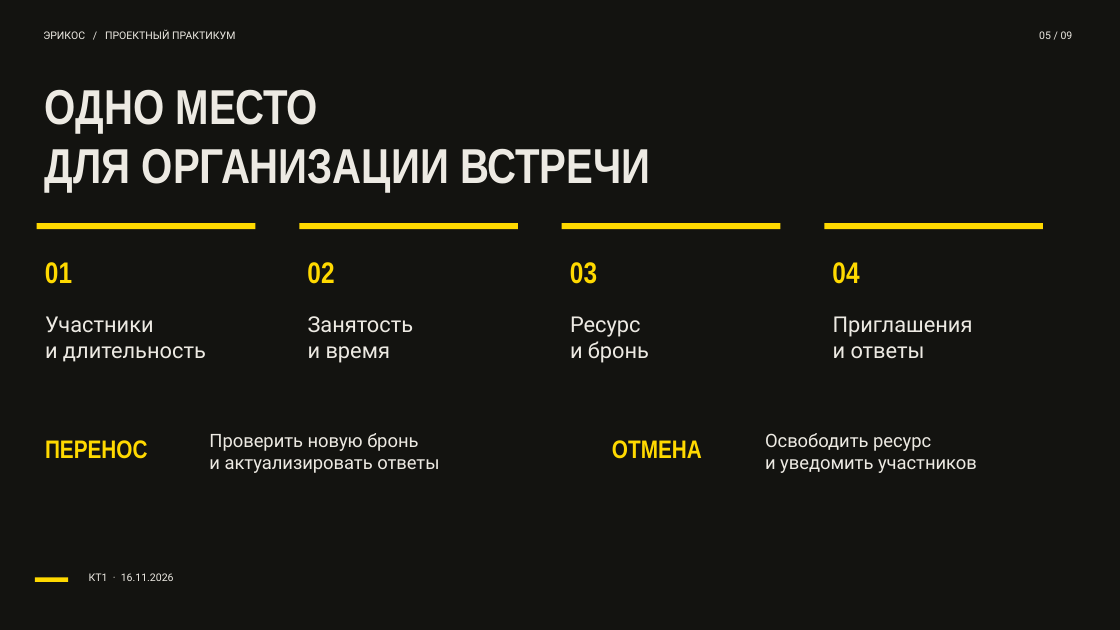
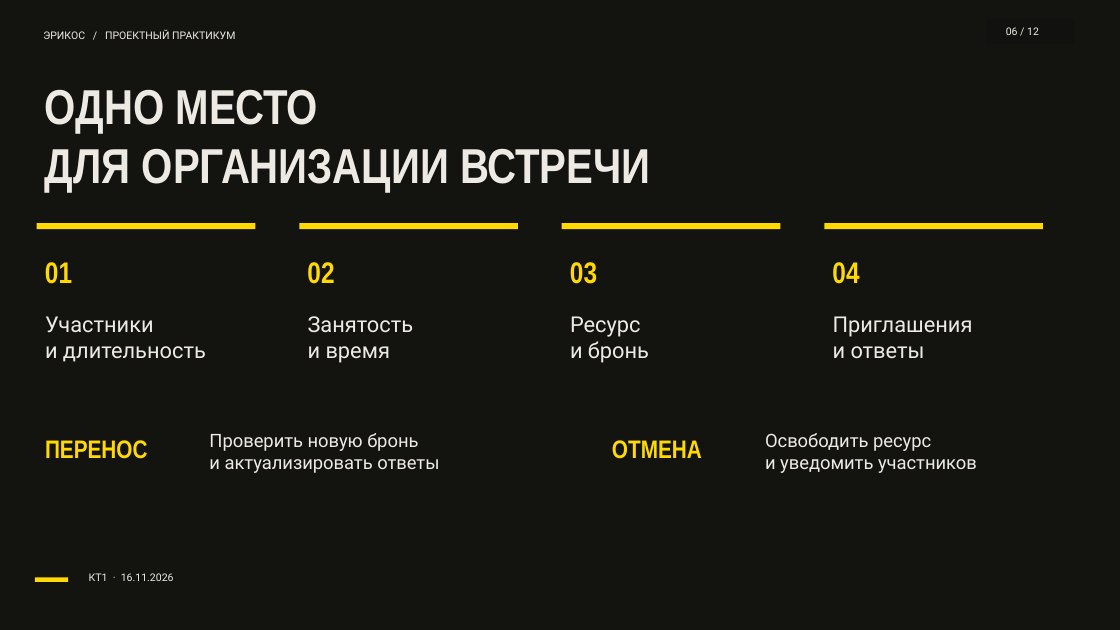
Before and after one commit to matveydurden/ericos-meetings-1c, a slide deck: slide 6 of presentation/kt1-presentation.pptx (slide 5 before the commit). Drawn at 1120x630 pixels with LibreOffice and Linux fonts; fonts in the diff are those of the drawing. Boxes give left, top, right and bottom in pixels: in the first picture for what was removed or moved away, otherwise in the second. Text is boxed around its words. In the diff, an @@ line names an element or a change of style, - is before the commit and + after.

```diff
--- a/presentation/kt1-presentation.pptx
+++ b/presentation/kt1-presentation.pptx
@@ rectangle added at <box>987,19,1075,44</box>, fill #11110F @@
@@ text added at <box>1006,27,1039,35</box>, 9 pt, text #EEEAE2 @@
+06 / 12
@@ text removed at <box>1039,31,1073,39</box> @@
-05 / 09
```
Also in this commit, not shown: 7 other slides changed, 3 slides added, 10 other files.
